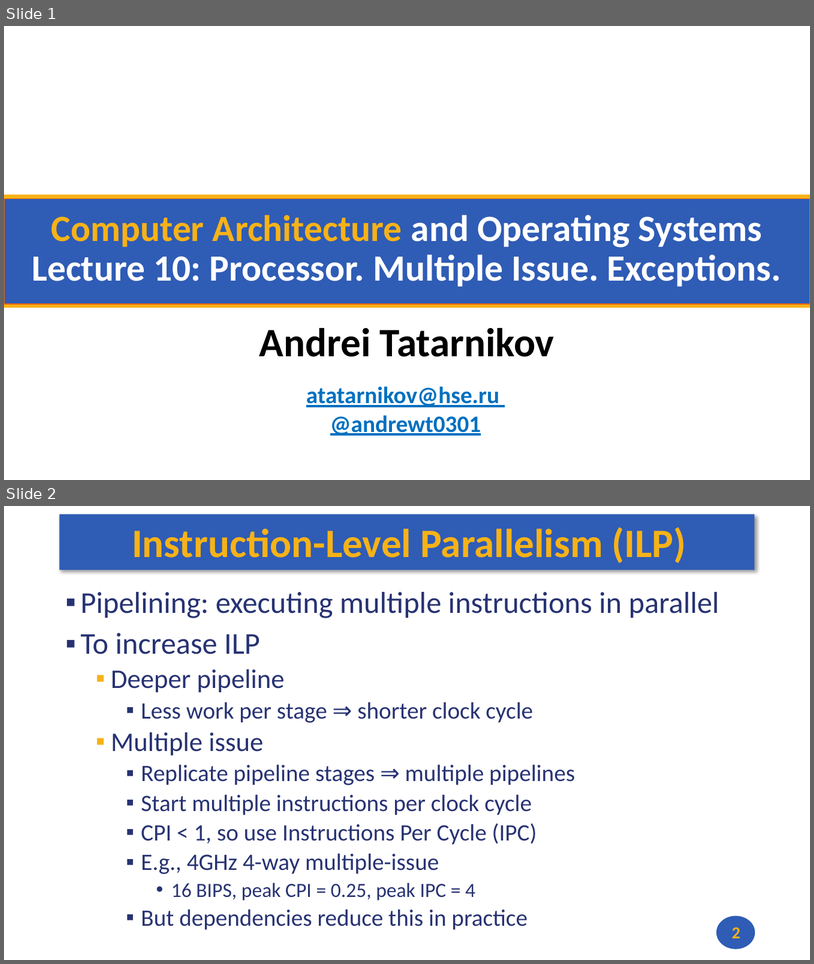
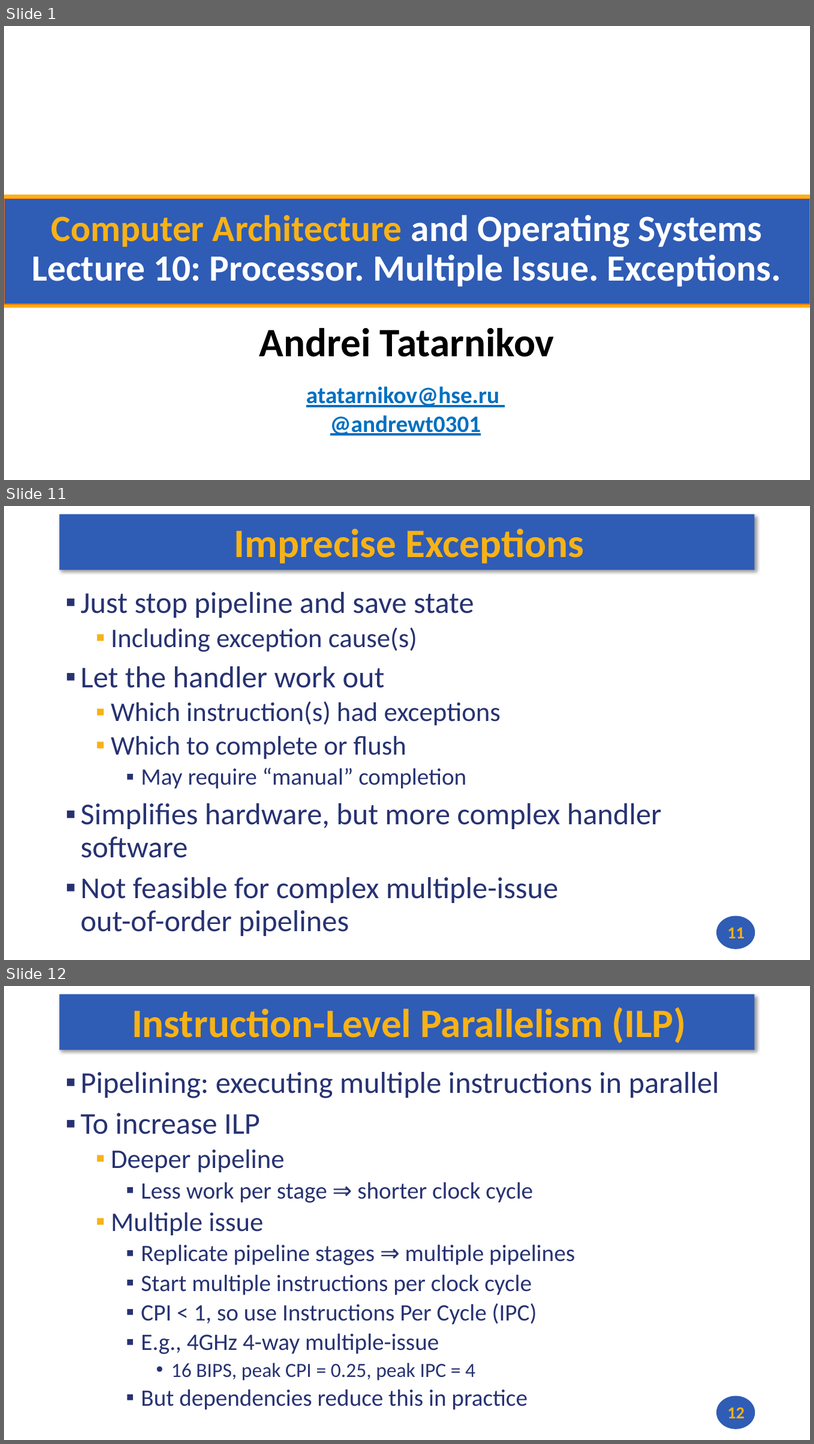
Before and after one commit to andrewt0301/hse-acos-course, a slide deck: docs/part1ca/10_Exceptions/CA_Lecture_10.pptx. Shown one above the other, each under a label of ours: slides 1 and 2 before the commit, slides 1, 11 and 12 after it; the slides between them are not shown. The pictures are 814x964 and 814x1444 pixels, drawn with LibreOffice and Linux fonts; fonts in the diff are those of the drawing; background and template pictures are left out. Boxes give left, top, right and bottom in pixels: in the first picture for what was removed or moved away, otherwise in the second. Text is boxed around its words. In the diff, an @@ line names an element or a change of style, - is before the commit and + after.

```diff
--- a/docs/part1ca/10_Exceptions/CA_Lecture_10.pptx
+++ b/docs/part1ca/10_Exceptions/CA_Lecture_10.pptx
@@ slide 11 added at (x1=4, y1=506, x2=810, y2=960), background #FFFFFF; not listed: 2 template elements that a slide beside it also shows @@
@@ title added at (x1=234, y1=528, x2=585, y2=564), 48 pt, text #F7B217, bold @@
+Imprecise Exceptions
@@ text added at (x1=81, y1=592, x2=662, y2=936), 36 pt, text #273272 @@
+▪ Just stop pipeline and save state
+  ▪ Including exception cause(s)
+▪ Let the handler work out
+  ▪ Which instruction(s) had exceptions
+  ▪ Which to complete or flush
+    ▪ May require “manual” completion
+▪ Simplifies hardware, but more complex handler software
+▪ Not feasible for complex multiple-issue
+  out-of-order pipelines
@@ page number added at (x1=728, y1=927, x2=744, y2=938), 20 pt, text #F7B217, bold @@
+11
@@ what was slide 2 is now slide 12 @@
@@ page number at (x1=728, y1=1407, x2=744, y2=1418): text changed @@
-2
+12
```
Also in this commit, not shown: 9 other slides added, 2 other files.
